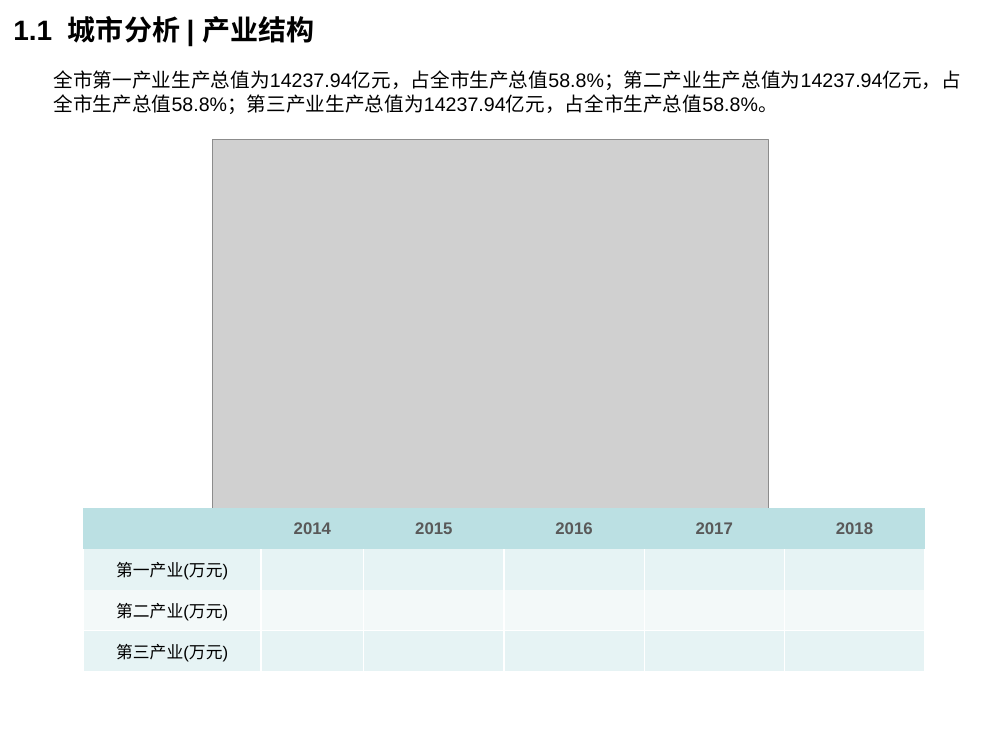
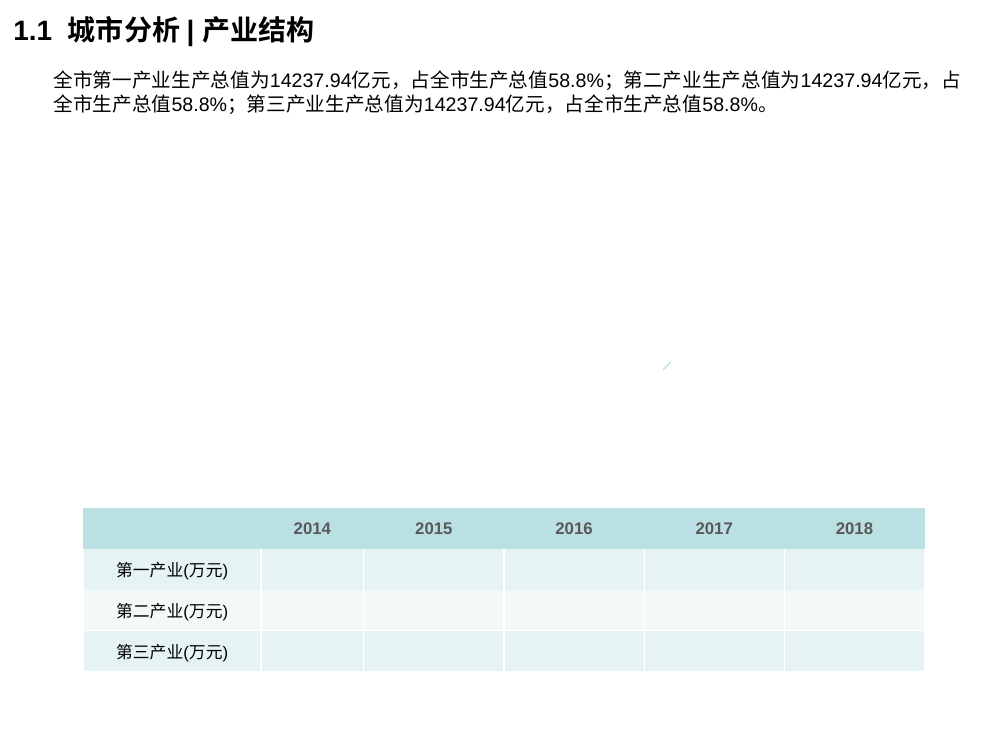
Before and after one commit to lizhou828/python_hello_world, a slide deck: slide 5 of helloWorld/ppt_template/diyun_land_report_template.pptx. Drawn at 1008x756 pixels with LibreOffice and Linux fonts; fonts in the diff are those of the drawing; grey boxes stand for pictures; background and template pictures are left out. Boxes give left, top, right and bottom in pixels: in the first picture for what was removed or moved away, otherwise in the second. Text is boxed around its words. In the diff, an @@ line names an element or a change of style, - is before the commit and + after.

```diff
--- a/helloWorld/ppt_template/diyun_land_report_template.pptx
+++ b/helloWorld/ppt_template/diyun_land_report_template.pptx
@@ picture removed at <box>213,140,768,512</box> @@
@@ line added from (670, 362) to (662, 370), #B6DCDF 0.75 pt @@
```
Also in this commit, not shown: 3 other slides changed, 6 other files.
